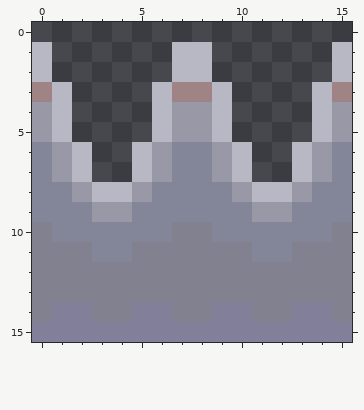
Pixel-art sprite -- Sprites/Spike01.png. Above is the file before it was changed.
The file is 16x16 pixels.
The same view after the edit:
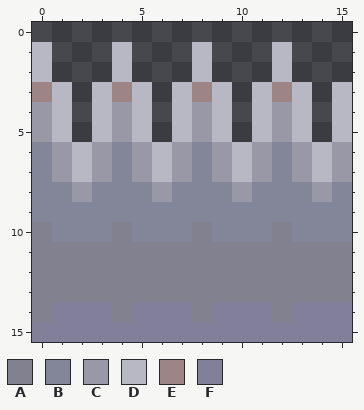
Palette (. is transparent): A #818190  B #838599  C #9898a7  D #b8b8c5  E #9e8484  F #827f9b
Author's note on the commit: more spiky spikes * Adds more spikes to the spikes sprite
Diff:
Colour B gives way to colour A in row 10 at x 4 and 12; in row 11 at x 3 to 4 and 11 to 12.
The edit adds colour B in rows 6 to 7 at x 4 and 12.
Colour A gives way to colour B in row 10 at x 7 and 15.
Colour C gives way to colour B in row 8 at x 5 and 13; in row 9 at x 3 to 4 and 11 to 12.
Colour D gives way to colour B in row 8 at x 3 to 4 and 11 to 12.
The edit adds colour C in rows 4 to 5 at x 4 and 12; in rows 6 to 7 at x 3 and 11.
Colour B gives way to colour C in rows 6 to 7 at x 7 and 15; in row 8 at x 6 and 14.
Colour D gives way to colour C in rows 6 to 7 at x 5 and 13.
The edit adds colour D in rows 1 to 2 at x 4 and 12; in rows 3 to 5 at x 3, 5, 11 and 13.
Colour C gives way to colour D in rows 4 to 5 at x 7 and 15; in rows 6 to 7 at x 6 and 14.
Colour E gives way to colour D in row 3 at x 7 and 15.
The edit adds colour E in row 3 at x 4 and 12.
Colour A gives way to colour F in row 14 at x 3, 7, 11 and 15.
Colour D is gone in rows 1 to 2 at x 7 and 15; in rows 3 to 5 at x 6 and 14.
Pixel boxes of the changes (left, top, right, bottom) in both pictures:
changed: (92, 42, 352, 322)
